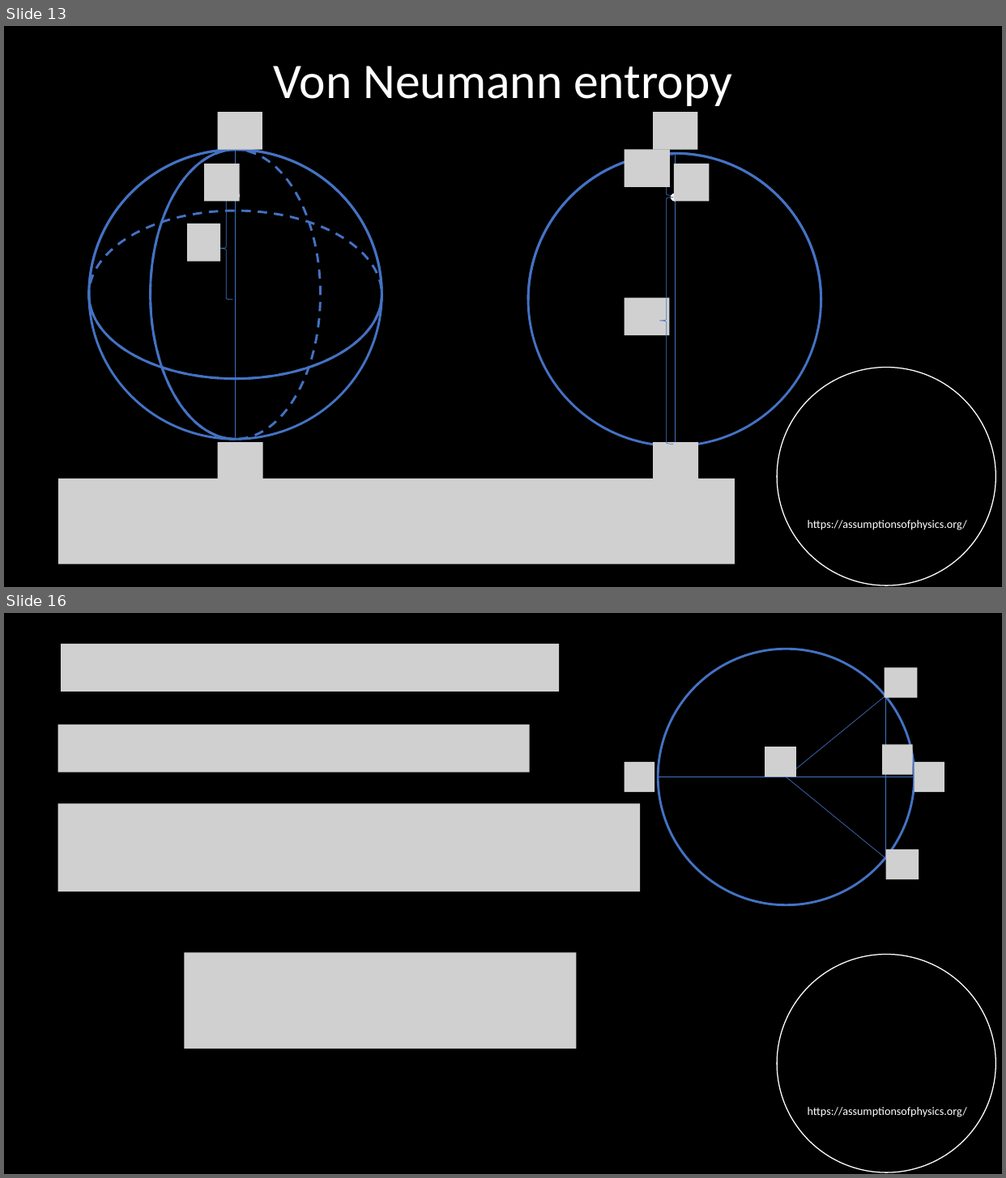
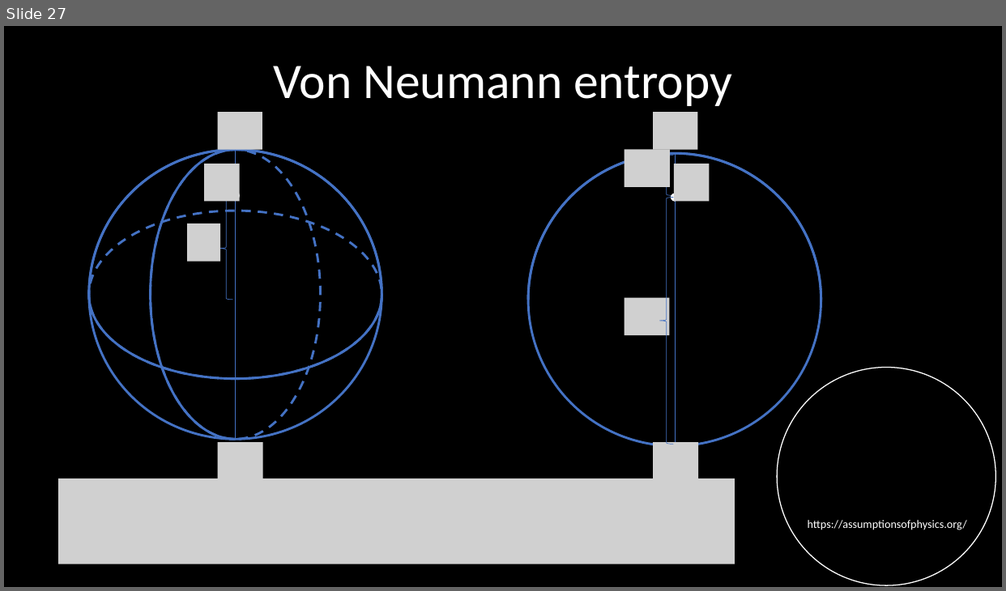
Before and after one commit to assumptionsofphysics/slides, a slide deck: 2026/20260701-BornIsEntropy.pptx. Shown one above the other, each under a label of ours: slides 13 and 16 before the commit, slide 27 after it; the slides between them are not shown. The pictures are 1006x1178 and 1006x591 pixels, drawn with LibreOffice and Linux fonts; fonts in the diff are those of the drawing; grey boxes stand for pictures; background and template pictures are left out. Boxes give left, top, right and bottom in pixels: in the first picture for what was removed or moved away, otherwise in the second. Text is boxed around its words. In the diff, an @@ line names an element or a change of style, - is before the commit and + after.

```diff
--- a/2026/20260701-BornIsEntropy.pptx
+++ b/2026/20260701-BornIsEntropy.pptx
@@ slide 16 removed at <box>4,613,1002,1174</box>, background #000000; not listed: 2 template elements that a slide beside it also shows @@
@@ picture removed at <box>61,644,560,692</box> @@
@@ ellipse removed at <box>658,649,915,905</box> @@
@@ picture removed at <box>884,667,918,697</box> @@
@@ line removed from (786, 777) to (884, 697) @@
@@ line removed from (886, 697) to (886, 857) @@
@@ picture removed at <box>58,725,530,773</box> @@
@@ picture removed at <box>765,747,796,777</box> @@
@@ picture removed at <box>882,745,912,775</box> @@
@@ picture removed at <box>624,762,655,792</box> @@
@@ line removed from (658, 777) to (914, 777) @@
@@ line removed from (786, 777) to (884, 857) @@
@@ picture removed at <box>914,762,944,792</box> @@
@@ picture removed at <box>58,804,640,892</box> @@
@@ picture removed at <box>886,850,918,879</box> @@
@@ picture removed at <box>185,953,577,1050</box> @@
@@ what was slide 13 is now slide 27 @@
```
Also in this commit, not shown: 3 slides changed, 15 slides added, 9 other slides removed.
